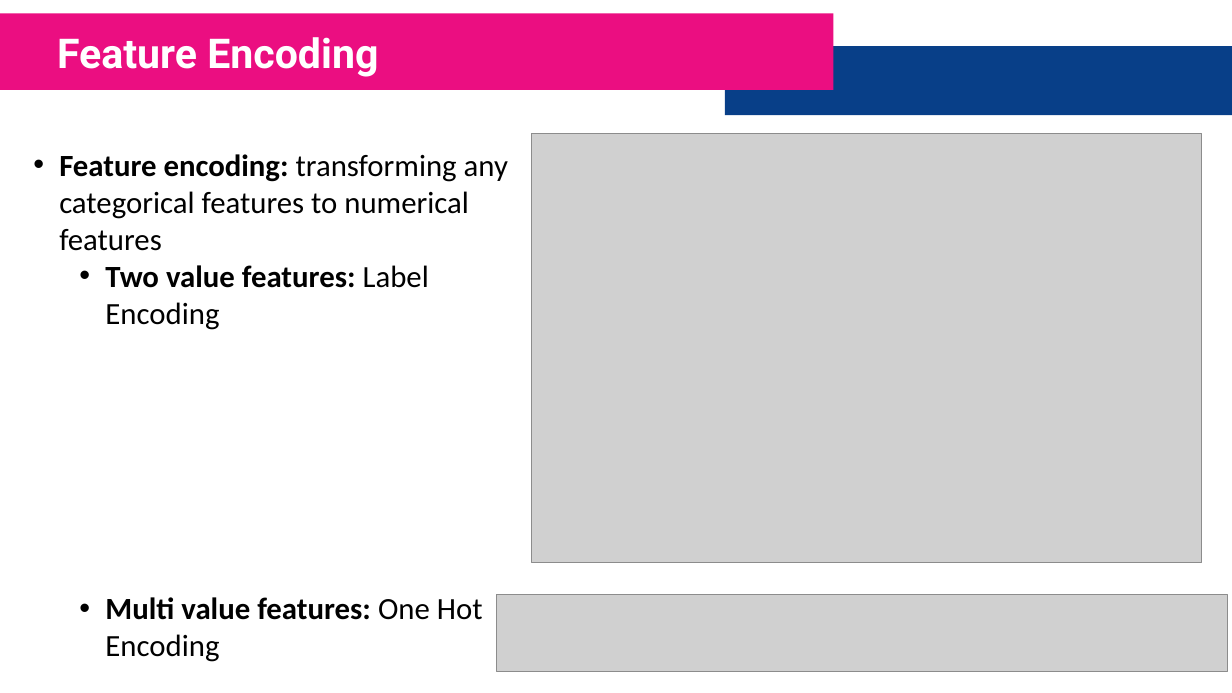
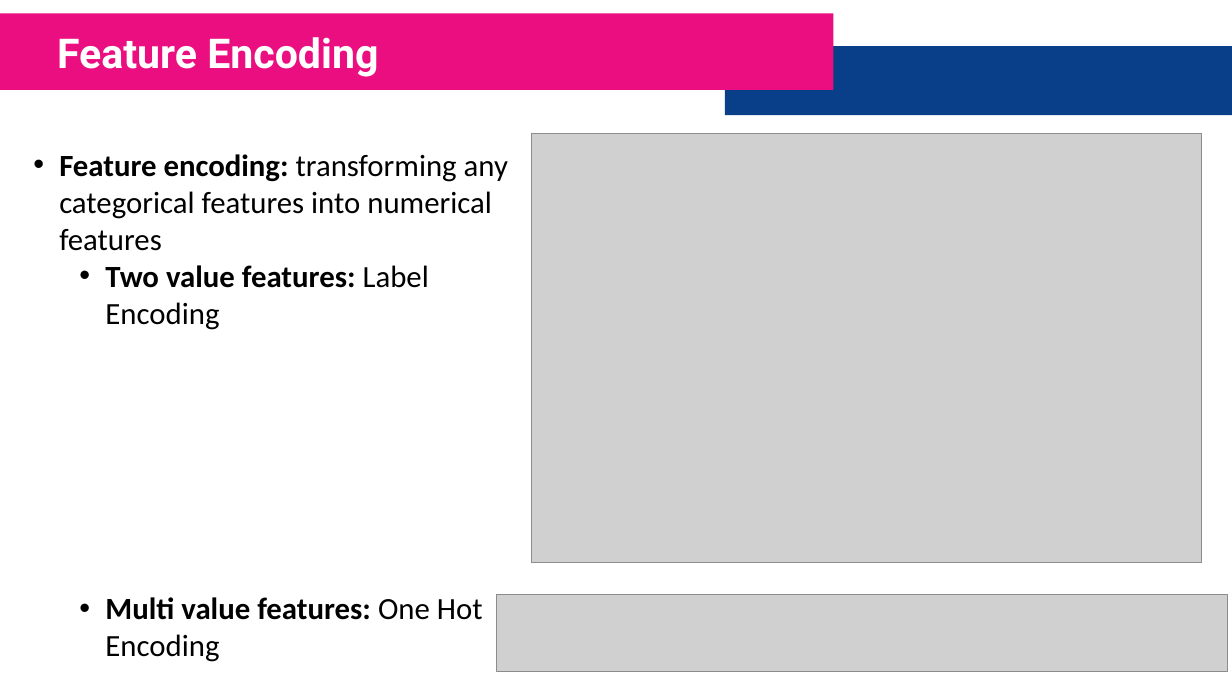
Before and after one commit to FarhadZafari/customer-churn-analysis, a slide deck: slide 6 of Presentation.pptx. Drawn at 1232x693 pixels with LibreOffice and Linux fonts; fonts in the diff are those of the drawing; grey boxes stand for pictures. Boxes give left, top, right and bottom in pixels: in the first picture for what was removed or moved away, otherwise in the second. Text is boxed around its words. In the diff, an @@ line names an element or a change of style, - is before the commit and + after.

```diff
--- a/Presentation.pptx
+++ b/Presentation.pptx
@@ text at (59,154,508,251): text changed @@
-• Feature encoding: transforming any categorical features to numerical features
+• Feature encoding: transforming any categorical features into numerical features
```
Also in this commit, not shown: 10 other slides changed, 1 other file.
